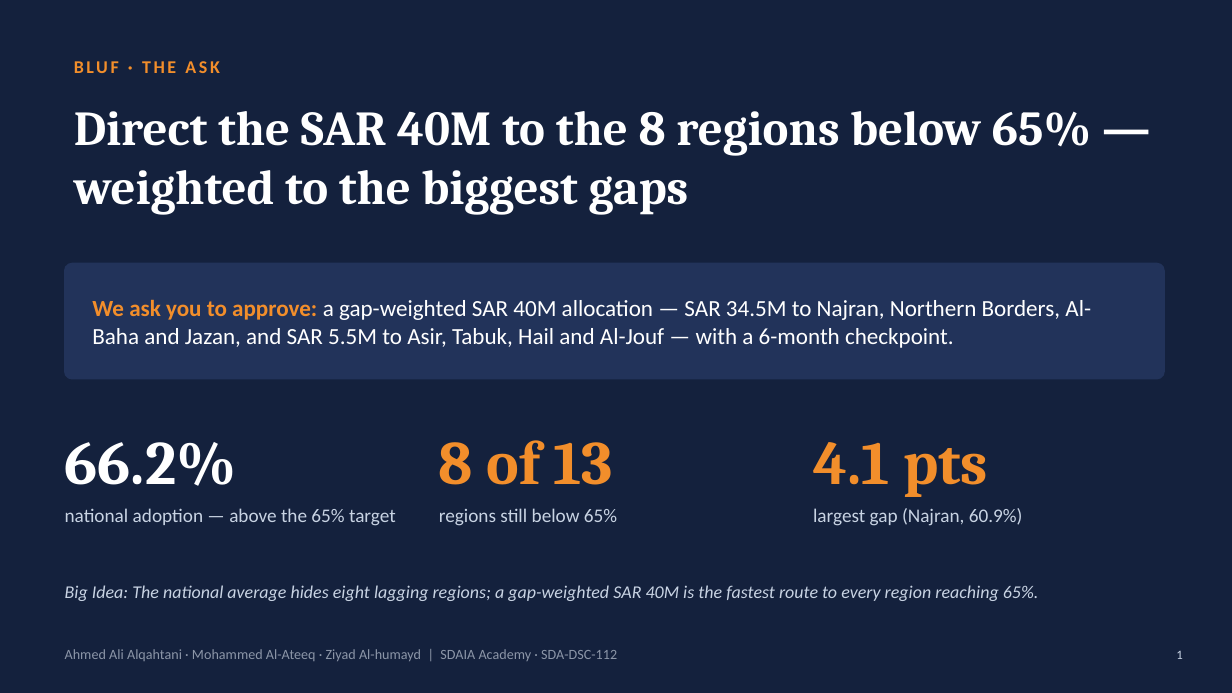
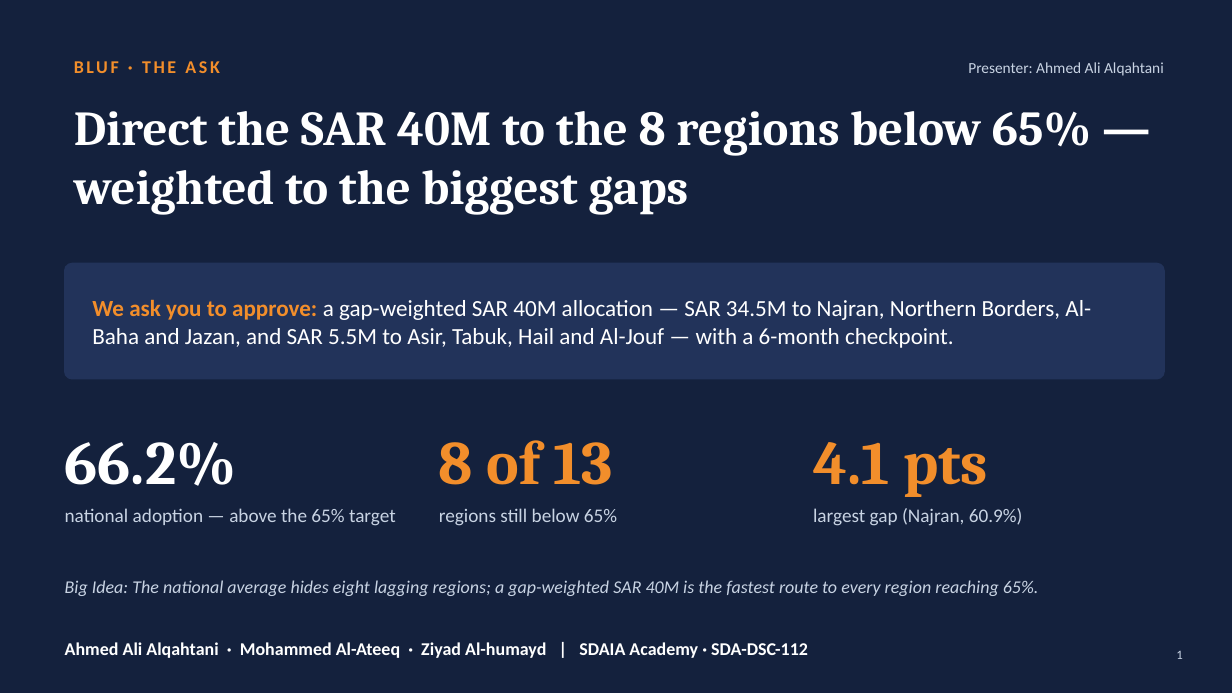
Before and after one commit to Ahm-445/Tayseer-Digital-Adoption-Capstone, a slide deck: slide 1 of Tayseer_Digital_Adoption_Capstone.pptx. Drawn at 1232x693 pixels with LibreOffice and Linux fonts; fonts in the diff are those of the drawing. Boxes give left, top, right and bottom in pixels: in the first picture for what was removed or moved away, otherwise in the second. Text is boxed around its words. In the diff, an @@ line names an element or a change of style, - is before the commit and + after.

```diff
--- a/Tayseer_Digital_Adoption_Capstone.pptx
+++ b/Tayseer_Digital_Adoption_Capstone.pptx
@@ text added at bbox=[968, 62, 1164, 76], 12 pt, text #C8D3E3 @@
+Presenter: Ahmed Ali Alqahtani
@@ text "Big Idea: The national average ...": place and size @@
-text "Big Idea: The national average ..." at bbox=[65, 585, 1039, 601]
+text "Big Idea: The national average ..." at bbox=[65, 580, 1039, 596]
@@ text "Ahmed Ali Alqahtani · Mohammed ...": place and size @@
-text "Ahmed Ali Alqahtani · Mohammed ..." at bbox=[65, 649, 617, 661]
+text "Ahmed Ali Alqahtani · Mohammed ..." at bbox=[65, 642, 808, 658]
@@ text "Ahmed Ali Alqahtani · Mohammed ..." at bbox=[65, 642, 808, 658]: size 11 to 14 pt, text colour #8C96A8 to #FFFFFF, bold on @@
```
Also in this commit, not shown: 6 other slides changed, 2 other files.
